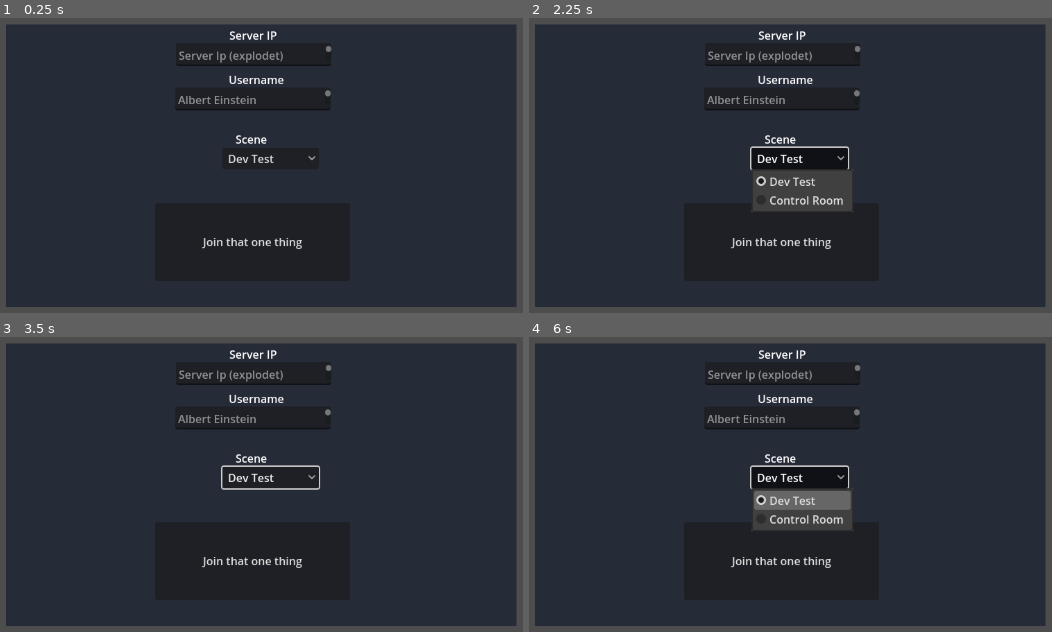
Above: before the commit, frames 1-4 (two rows, left to right).
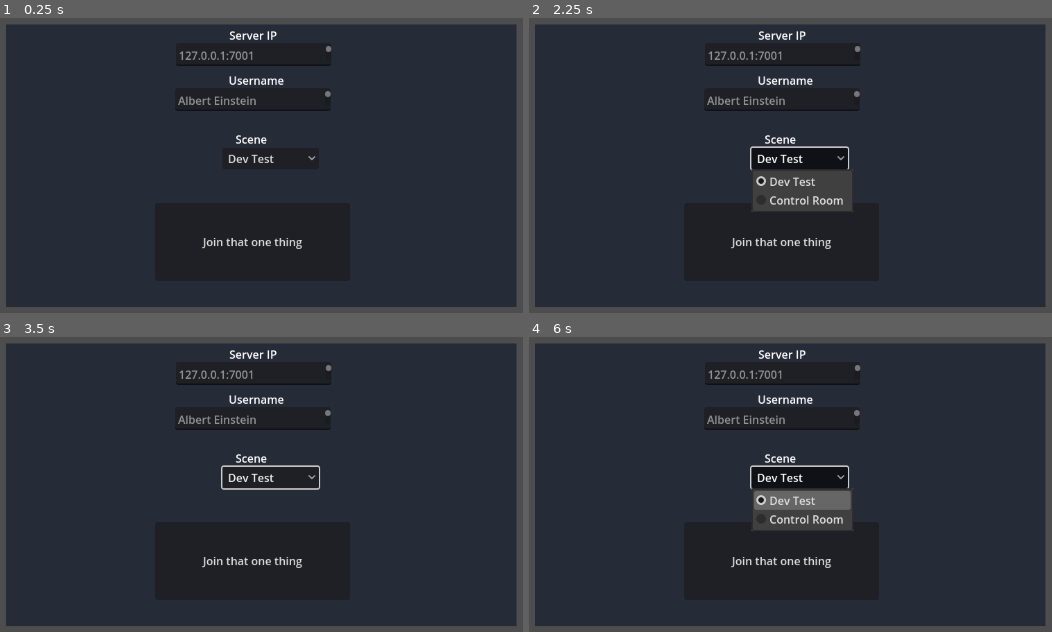
Above: after the commit, the same moments.

Repository: OpenLWR/OpenLWR
Game: Godot game, scene res://lobby.tscn
Same seed, same stepped clock (60 frames per second), same inputs: the game is played once before the commit and once after it.
Inputs (mouse positions are in pixels of both pictures, inside the frame that each line leads up to):
- Up to frame 1 (0.25 s): no input
- Up to frame 2 (2.25 s): click (780, 53) at 0.52 s; type "Alex" at 0.6 s; click (780, 97) at 0.75 s; type "Alex" at 0.83 s; click "Join that one thing" at 1.25 s; click "Dev Test" at 2 s
- Up to frame 3 (3.5 s): tap Enter at 2.75 s; move the mouse to (outside the picture) at 2.77 s; hold D (move_right) from 2.78 s (still down); hold E (zoom) from 2.78 s (still down); click (outside the picture) at 2.92 s
- Up to frame 4 (6 s): tap Space at 3.5, 5 s; move the mouse to (759, 578) at 3.52 s; release D (move_right) at 3.53 s; release E (zoom) at 3.53 s; hold S (move_down) 3.53-4.28 s; tap E (zoom) at 3.6, 5.1 s; tap Enter at 4.25, 5.75 s; move the mouse to (994, 457) at 4.27 s; hold D (move_right) 4.28-5.03 s; hold E (zoom) 4.28-5.03 s; move the mouse to (outside the picture) at 5.02 s; hold W (move_up) 5.03-5.78 s; click (outside the picture) at 5.17 s; move the mouse to (outside the picture) at 5.77 s; hold A (move_left) from 5.78 s (still down); hold E (zoom) from 5.78 s (still down)

The runs differ from the first frame. In frame 1, 0.6% of the frame differs, in the area x 34-64%, y 11-30%; in frame 2, 0.6%; in frame 3, 0.6%; in frame 4, 0.6%.

Commit message:
fix load error and require an port

Diff:
--- a/Assets/Scenes/control_room_nmp2/main.gd
+++ b/Assets/Scenes/control_room_nmp2/main.gd
@@ -140,7 +140,7 @@
 }
 
 var alarm_groups = {
-	"1" : {"F" : false, "S" : false}, # F - Fast S - Slow
+	"1" : {"F" : true, "S" : true}, # F - Fast S - Slow
 }
 
 @onready var indicators = {
@@ -180,7 +180,7 @@
 
 func _ready(): # assume here that the scene was called by the lobby screen
 	build_rod_select()
-	var endpoint = "ws://%s:7001/ws" % [globals.server_ip_requested_tojoin] # TODO: should token be generated on server-side?
+	var endpoint = "ws://%s/ws" % [globals.server_ip_requested_tojoin] # TODO: should token be generated on server-side?
 	socket.connect_to_url(endpoint)
 	for alarm in alarms:
 		alarm = alarms[alarm]
--- a/LobbyScreen.gd
+++ b/LobbyScreen.gd
@@ -11,6 +11,8 @@
 	print("Connect")
 	var server_ip_requested = get_node("ServerIP/TextEdit").text
 	var username_requested = get_node("Username/TextEdit").text
+	if server_ip_requested == "":
+		server_ip_requested = "127.0.0.1:7001"
 	print(server_ip_requested)
 	print(username_requested)
 	globals.server_ip_requested_tojoin = server_ip_requested
--- a/lobby.tscn
+++ b/lobby.tscn
@@ -28,7 +28,7 @@
 offset_top = 23.0
 offset_right = 147.0
 offset_bottom = 56.0
-placeholder_text = "Server Ip (explodet)"
+placeholder_text = "127.0.0.1:7001"
 
 [node name="Button" type="Button" parent="Node2D"]
 offset_left = 241.0
@@ -39,9 +39,9 @@
 
 [node name="Username" type="Label" parent="Node2D"]
 offset_left = 347.0
-offset_top = 86.0
+offset_top = 87.0
 offset_right = 427.0
-offset_bottom = 109.0
+offset_bottom = 110.0
 text = "Username"
 
 [node name="TextEdit" type="TextEdit" parent="Node2D/Username"]
Not shown, changed: Assets/Scenes/control_room_nmp2/FCD/full_core_display_lights.tscn
